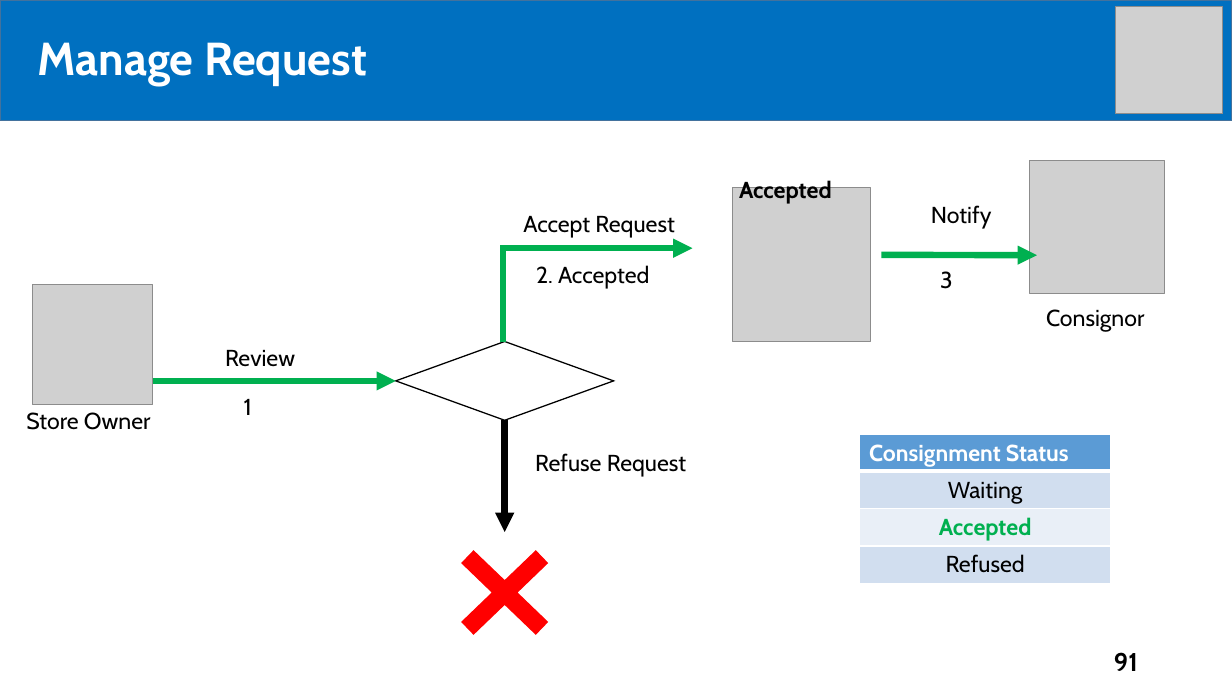
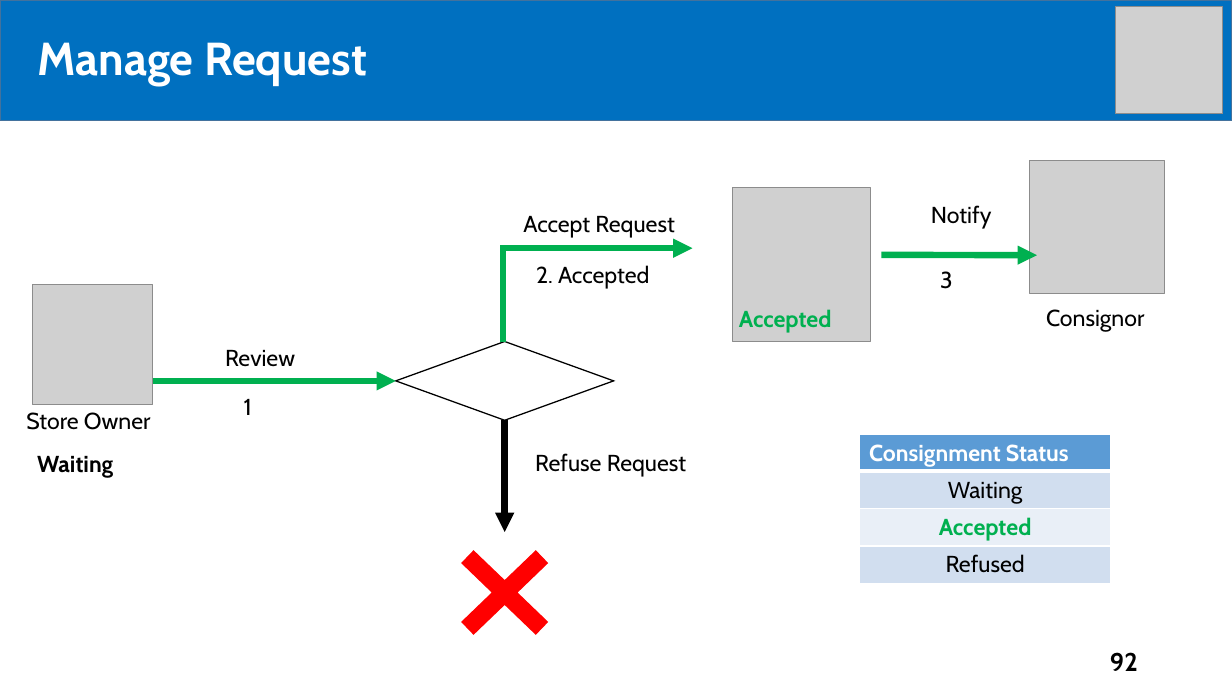
Before and after one commit to tiendan3108/CP, a slide deck: slide 92 of Source/Presentation/PreFinalPresentation.pptx (slide 91 before the commit). Drawn at 1232x693 pixels with LibreOffice and Linux fonts; fonts in the diff are those of the drawing; grey boxes stand for pictures. Boxes give left, top, right and bottom in pixels: in the first picture for what was removed or moved away, otherwise in the second. Text is boxed around its words. In the diff, an @@ line names an element or a change of style, - is before the commit and + after.

```diff
--- a/Source/Presentation/PreFinalPresentation.pptx
+++ b/Source/Presentation/PreFinalPresentation.pptx
@@ text "Accepted": place and size @@
-text "Accepted" at (739, 178, 832, 204)
+text "Accepted" at (739, 309, 832, 333)
@@ text "Accepted" at (739, 309, 832, 333): text colour #000000 to #00B050 @@
@@ text added at (37, 456, 113, 478), 18 pt, text #000000, bold @@
+Waiting
@@ page number at (1110, 652, 1138, 671): text changed @@
-91
+92
```
Also in this commit, not shown: 11 other slides changed, 9 slides added, 3 slides removed.
